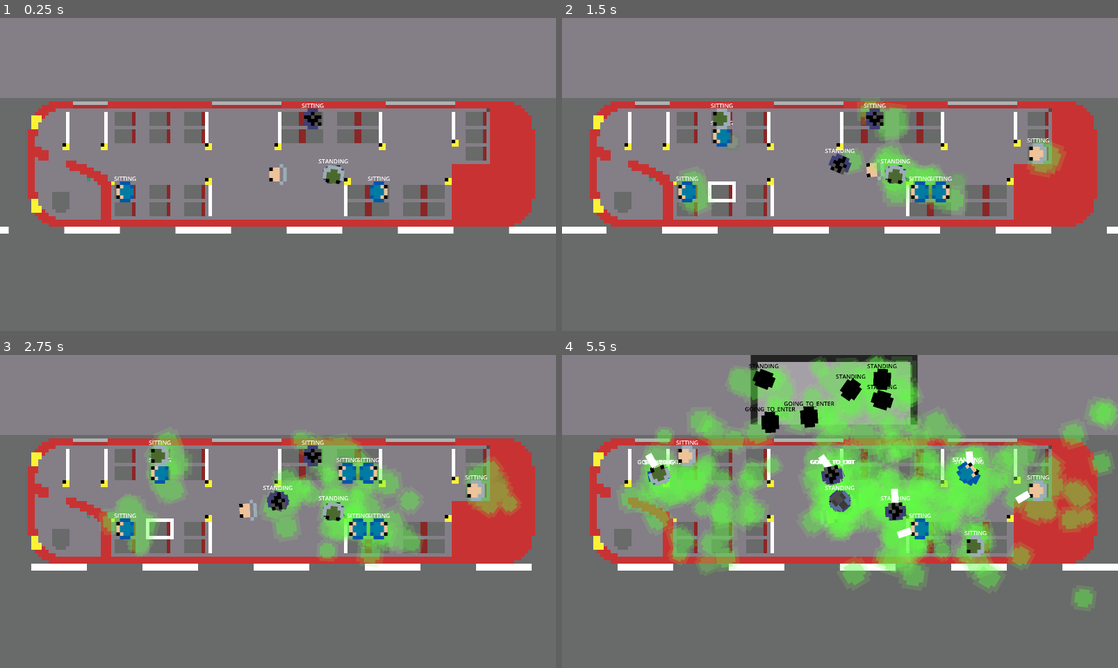
Above: before the commit, frames 1-4 (two rows, left to right).
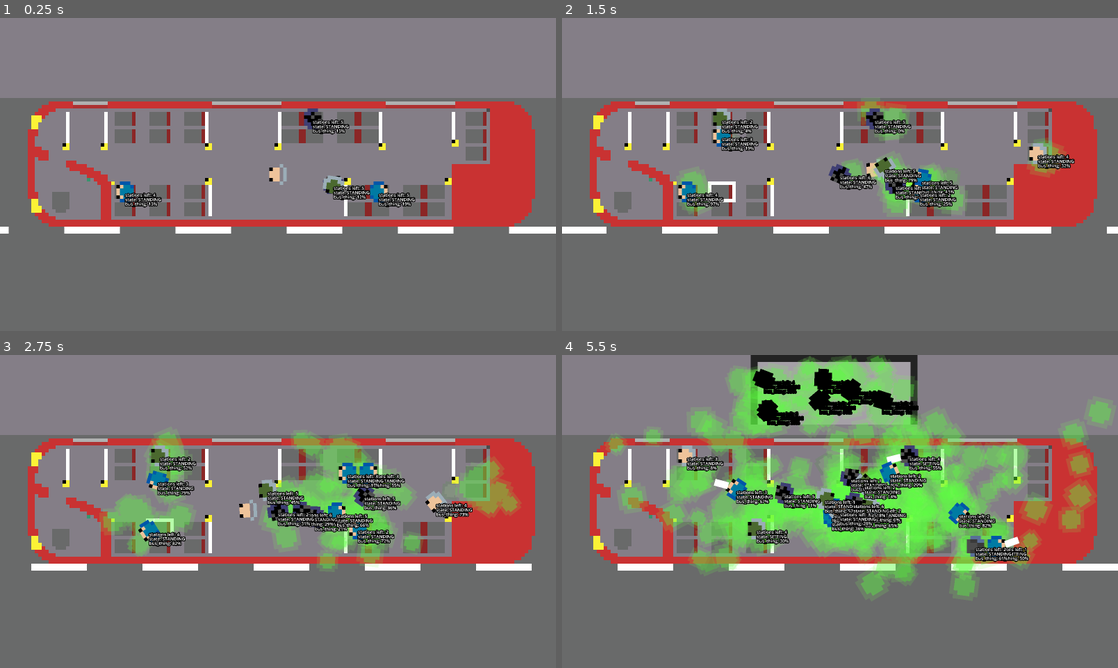
Above: after the commit, the same moments.

Repository: senseibobo/homeless
Game: Godot game, scene res://world/world.tscn
Same seed, same stepped clock (60 frames per second), same inputs: the game is played once before the commit and once after it.
Inputs (mouse positions are in pixels of both pictures, inside the frame that each line leads up to):
- Up to frame 1 (0.25 s): no input
- Up to frame 2 (1.5 s): tap Enter (ui_accept) at 0.5, 0.77, 0.8, 1.07, 1.35 s; move the mouse to (962, 158) at 0.52 s; hold Backspace (death_button, bound only after the commit) 0.53-1.28 s; click (962, 158) at 0.67 s; move the mouse to (728, 190) at 1.27 s; click (728, 190) at 1.42 s
- Up to frame 3 (2.75 s): tap Enter (ui_accept) at 1.52, 1.82, 2.3 s; tap Backspace (death_button, bound only after the commit) at 1.55 s; move the mouse to (161, 530) at 2.02 s; hold Backspace (death_button, bound only after the commit) from 2.03 s (still down); click (161, 530) at 2.17 s
- Up to frame 4 (5.5 s): move the mouse to (812, 574) at 2.77 s; release Backspace (death_button, bound only after the commit) at 2.78 s; tap Backspace (death_button, bound only after the commit) at 2.85, 4.35 s; click (812, 574) at 2.92 s; tap Enter (ui_accept) at 3.02, 3.32, 4.52, 4.82, 5.3 s; move the mouse to (1006, 558) at 3.52 s; hold Enter (ui_accept) 3.53-4.28 s; click (1006, 558) at 3.67 s; move the mouse to (673, 464) at 4.27 s; click (673, 464) at 4.42 s; move the mouse to (867, 511) at 5.02 s; hold Backspace (death_button, bound only after the commit) from 5.03 s (still down); click (867, 511) at 5.17 s

The runs differ from the first frame. In frame 1, 1.3% of the frame differs, in the area x 20-75%, y 27-61%; in frame 2, 3.9%; in frame 3, 7.4%; in frame 4, 27%, in the area x 7-100%, y 0-81%.

Commit message:
fixed a ton of things

Diff:
--- a/bus/bus.gd
+++ b/bus/bus.gd
@@ -3,6 +3,7 @@
 
 
 static var current_bus: Bus
+static var player_in_bus: bool = true
 
 
 signal open_doors
@@ -28,14 +29,22 @@
 	while true:
 		await start_driving()
 		await get_tree().create_timer(1.0).timeout
+		Road.road.spawn_station(get_station_pos(), deceleration_time)
 		await stop_driving()
 
 
 func _ready():
+	current_bus = self
+	await get_tree().process_frame
+	await get_tree().process_frame
 	for i in overcrowdedness:
 		var arr = spawn_markers_node.get_children()
 		var marker: Node2D = arr.pop_at(randi()%arr.size())
 		spawn_npc(marker.global_position)
+
+
+func _exit_tree():
+	current_bus = null
 
 
 func _unhandled_input(event: InputEvent) -> void:
@@ -48,7 +57,7 @@
 	npc.global_position = pos
 	npc.inside_bus = self
 	npc.sprite.global_rotation = randf()*TAU
-	add_child(npc)
+	get_tree().current_scene.add_child.call_deferred(npc)
 	if randi()%2 == 0:
 		var chair_index = randi()%31
 		var chair: BusChair = chairs[chair_index]
@@ -56,19 +65,26 @@
 			npc.sit_on_chair(chair)
 
 
+func get_station_pos():
+	return get_s_from_v0at(current_speed, current_speed / deceleration_time, deceleration_time)
+
+
 func _process(delta):
-	if current_bus == self:
+	if player_in_bus:
 		if Road.road:
 			Road.road.movement_speed = current_speed
 	else:
 		global_position.x -= current_speed*delta
 		if global_position.x < -160:
+			for npc in Npc.npcs:
+				if npc.inside_bus == self:
+					npc.queue_free()
 			queue_free()
 
 
 func start_driving():
 	var tween: Tween = create_tween()
-	started_accelerating.emit()
+	_on_started_accelerating()
 	tween.tween_property(self, "current_speed", max_speed, acceleration_time)
 	await tween.finished
 
@@ -76,11 +92,24 @@
 func stop_driving():
 	var tween: Tween = create_tween()
 	tween.tween_property(self, "current_speed", 0.0, deceleration_time)
+	_on_started_decelerating()
+	await tween.finished
+	await do_door_open_close_sequence()
+
+
+func _on_started_accelerating():
+	started_accelerating.emit()
+	for npc in Npc.npcs:
+		npc._on_bus_started_accelerating()
+
+
+func _on_started_decelerating():
 	started_decelerating.emit()
-	var a = current_speed / deceleration_time
-	if current_bus == self:
-		Road.road.spawn_station(get_s_from_v0at(current_speed, a, deceleration_time), deceleration_time)
-	await tween.finished
+	for npc in Npc.npcs:
+		npc._on_bus_started_decelerating()
+
+
+func do_door_open_close_sequence():
 	await get_tree().create_timer(0.5).timeout
 	open_doors.emit()
 	await get_tree().create_timer(2.0).timeout
@@ -94,22 +123,22 @@
 
 func _on_bus_area_body_entered(body: Node2D) -> void:
 	if body is Person:
-		if body.last_change + 10 > Time.get_ticks_msec(): return
+		#if body.last_change + 10 > Time.get_ticks_msec(): return
 		body.last_change = Time.get_ticks_msec()
 		body.inside_bus = self
 		body.entered_bus.emit(self)
 		if body is Player:
-			current_bus = self
+			player_in_bus = true
 
 
 func _on_bus_area_body_exited(body: Node2D) -> void:
 	if body is Person:
-		if body.last_change + 10 > Time.get_ticks_msec(): return
+		#if body.last_change + 10 > Time.get_ticks_msec(): return
 		body.last_change = Time.get_ticks_msec()
 		body.inside_bus = null
 		body.exited_bus.emit(self)
-		if body is Player and current_bus == self:
-			current_bus = null
+		if body is Player:
+			player_in_bus = false
 
 
 func get_nearest_chair(to_position: Vector2, unoccupied: bool = true):
--- a/people/ais/npc_ai.gd
+++ /dev/null
@@ -1,58 +0,0 @@
-class_name NpcAi
-extends PersonAi
-
-
-var waiting_stations: int = randi()%6
-var last_random_bus_thing: int = 0
-
-func start():
-	if person.sitting_on_chair != null:
-		state = State.SITTING
-	else:
-		state = State.STANDING
-
-	if person.inside_bus:
-		exit_bus_loop()
-	else:
-		enter_bus_loop()
-
-
-func _process(delta):
-	#print(State.keys()[state])
-	person.state_label.text = State.keys()[state]
-	if state in [State.STANDING, State.SITTING] and last_random_bus_thing + 10000 < Time.get_ticks_msec() and person.inside_bus != null:
-		last_random_bus_thing = Time.get_ticks_msec()
-		person.do_random_bus_thing()
-
-
-func _on_entered_bus(bus: Bus):
-	if not is_instance_valid(bus):
-		breakpoint
-	super(bus)
-	exit_bus_loop()
-
-
-func _on_exited_bus(bus: Bus):
-	super(bus)
-	enter_bus_loop()
-
-
-func exit_bus_loop():
-	var bus: Bus = person.inside_bus
-	waiting_stations = randi()%6 + 1
-	while waiting_stations > 0:
-		await bus.started_decelerating
-		waiting_stations -= 1
-	person.exit_bus(bus)
-	await person.exited_bus
-
-
-func enter_bus_loop():
-	var bus: Bus = Bus.current_bus
-	waiting_stations = randi()%6 + 1
-	while waiting_stations > 0:
-		await bus.started_decelerating
-		waiting_stations -= 1
-	person.enter_bus()
-	await person.entered_bus
-	exit_bus_loop()
--- a/people/ais/person_ai.gd
+++ /dev/null
@@ -1,63 +0,0 @@
-class_name PersonAi
-extends Resource
-
-
-signal go_to_point(point: Vector2)
-signal go_to_chair(chair: BusChair)
-signal go_to_check_person(person: Person)
-
-
-enum State
-{
-	STANDING,
-	SITTING,
-	GOING_TO_CHAIR,
-	GOING_TO_EXIT,
-	GOING_TO_ENTER
-}
-
-
-var state: State
-var person: Person
-
-
-func init(person: Person):
-	self.person = person
-	person.entered_bus.connect(_on_entered_bus)
-	person.sat_down.connect(_on_sat_down)
-	person.stood_up.connect(_on_stood_up)
-	person.exited_bus.connect(_on_exited_bus)
-	person.started_entering.connect(_on_started_entering)
-	person.started_exiting.connect(_on_started_exiting)
-
-
-func _on_entered_bus(bus: Bus):
-	pass
-
-
-func _on_exited_bus(bus: Bus):
-	pass
-
-
-func _on_sat_down(chair: BusChair):
-	state = State.SITTING
-
-
-func _on_stood_up():
-	state = State.STANDING
-
-
-func _on_started_entering():
-	state = State.GOING_TO_ENTER
-
-
-func _on_started_exiting():
-	state = State.GOING_TO_EXIT
-
-
-func _process(delta):
-	pass
-
-
-func start():
-	pass
--- a/people/mods/stink/stink_cloud.gd
+++ b/people/mods/stink/stink_cloud.gd
@@ -40,8 +40,8 @@
 
 
 func _process_out_of_bus_movement(delta):
-	in_bus = Bus.current_bus.bus_area in area.get_overlapping_areas()
-	if not in_bus and is_instance_valid(Bus.current_bus):
+	if not is_instance_valid(Bus.current_bus) or not Bus.player_in_bus: return
+	if not Bus.current_bus.bus_area in area.get_overlapping_areas():
 		global_position.x += Bus.current_bus.current_speed*delta
 
 
--- a/people/mods/vape/vape_cloud.gd
+++ b/people/mods/vape/vape_cloud.gd
@@ -38,8 +38,8 @@
 
 
 func _process_out_of_bus_movement(delta):
-	in_bus = Bus.current_bus.bus_area in area.get_overlapping_areas()
-	if not in_bus and is_instance_valid(Bus.current_bus):
+	if not is_instance_valid(Bus.current_bus) or not Bus.player_in_bus: return
+	if not Bus.current_bus.bus_area in area.get_overlapping_areas():
 		global_position.x += Bus.current_bus.current_speed*delta
 
 
--- a/people/npc.gd
+++ b/people/npc.gd
@@ -2,16 +2,40 @@
 extends Person
 
 
+static var npcs: Array[Npc]
+
+
+enum AIState
+{
+	STANDING,
+	SITTING,
+	EXITING,
+	ENTERING
+}
+
+
+@export var npc_textures: Array[Texture2D]
+@export var debug_label: Label
+
+var ai_state: AIState = AIState.STANDING
+var stations_left: int = 0
+var random_bus_thing_timer: float = 0.0
+var random_bus_thing_time: float = 1.0 + randf()*2.0
 var stinky: bool = randi()%100 < 10 #% chance
-@export var stink_particles: CPUParticles2D
-@export var npc_textures: Array[Texture2D]
 
 
 func _ready():
 	super()
-	_init_ai()
+	npcs.append(self)
 	last_change = Time.get_ticks_msec()
 	sprite.texture = npc_textures.pick_random()
+	stood_up.connect(_on_stood_up)
+	sat_down.connect(_on_sat_down)
+
+
+func _exit_tree() -> void:
+	super()
+	npcs.erase(self)
 
 
 func _physics_process(delta):
@@ -19,22 +43,92 @@
 	if global_position.distance_squared_to(Vector2()) > 70000: queue_free()
 
 
-func exit_bus(bus: Bus):
+func _process(delta):
+	super(delta)
+	_process_ai(delta)
+	_update_debug_label()
+
+
+func _update_debug_label():
+	var text: String
+	text += str("stations left: ", stations_left, "\n")
+	text += str("state: ", AIState.keys()[ai_state], "\n")
+	text += str("bus_thing: ", int(random_bus_thing_timer/random_bus_thing_time*100.0), "%\n")
+	debug_label.text = text
+
+
+func _process_ai(delta):
+	match ai_state:
+		AIState.STANDING:
+			random_bus_thing_timer += delta
+			if random_bus_thing_timer > random_bus_thing_time:
+				_on_random_bus_thing_timer_timeout()
+		AIState.SITTING:
+			pass
+
+
+func _on_random_bus_thing_timer_timeout():
+	random_bus_thing_timer = -1000000.0
+	await do_random_bus_thing()
+	random_bus_thing_timer = 0.0
+
+
+func sit_on_chair(chair: BusChair):
+	super(chair)
+	ai_state = AIState.SITTING
+
+
+func exit_bus():
 	started_exiting.emit()
-	var exit_point: Vector2 = bus.get_closest_exit_point(global_position)
+	var exit_point: Vector2 = Bus.current_bus.get_closest_exit_point(global_position)
 	exit_point.x += randf_range(2,2)
 	exit_point.y += randf_range(2,2)
 	set_destination(exit_point)
-	await bus.open_doors
-	set_destination(exit_point + Vector2.UP*(20+randf_range(0,10)))
+	ai_state = AIState.EXITING
+	await Bus.current_bus.open_doors
+	set_destination(exit_point + Vector2.UP*15)
+	await exited_bus
 
 
 func enter_bus():
+	ai_state = AIState.ENTERING
 	started_entering.emit()
 	var enter_point: Vector2 = Bus.current_bus.get_closest_enter_point(global_position)
 	enter_point.x += randf_range(2,2)
 	enter_point.y += randf_range(2,2)
 	set_destination(enter_point)
-	await Bus.current_bus.open_doors
-	set_destination(enter_point + Vector2.DOWN*(20+randf_range(0,10)))
+	await arrived
+	set_destination(enter_point + Vector2.DOWN*11)
 	await entered_bus
+
+
+func _on_entered_bus(bus: Bus):
+	stations_left = 2+randi()%6
+	ai_state = AIState.STANDING
+	await get_tree().create_timer(1.0+randf()*2.0).timeout
+	do_random_bus_thing()
+
+
+func _on_exited_bus(bus: Bus):
+	ai_state = AIState.STANDING
+	#do_random_station_thing()
+
+
+func _on_bus_started_decelerating():
+	if not inside_bus: return
+	stations_left -= 1
+
+	if stations_left == 0:
+		exit_bus()
+
+
+func _on_bus_started_accelerating():
+	pass
+
+
+func _on_stood_up():
+	ai_state = AIState.STANDING
+
+
+func _on_sat_down(chair: BusChair):
+	ai_state = AIState.SITTING
--- a/people/npc.tscn
+++ b/people/npc.tscn
@@ -1,9 +1,8 @@
-[gd_scene load_steps=12 format=3 uid="uid://0h7017aggg6i"]
+[gd_scene load_steps=11 format=3 uid="uid://0h7017aggg6i"]
 
 [ext_resource type="PackedScene" uid="uid://bx3axj4sov758" path="res://people/person.tscn" id="1_28a4l"]
 [ext_resource type="Texture2D" uid="uid://b3youyxg5r3vf" path="res://people/textures/frog.png" id="2_crwxw"]
 [ext_resource type="Script" uid="uid://mr4ld8rekulv" path="res://people/npc.gd" id="2_htcs3"]
-[ext_resource type="Script" uid="uid://dmo874kc6010i" path="res://people/ais/npc_ai.gd" id="3_0st35"]
 [ext_resource type="Texture2D" uid="uid://xjy3phcjql7s" path="res://people/textures/slick.png" id="3_6pkwo"]
 [ext_resource type="Texture2D" uid="uid://b126b3ceatsln" path="res://people/textures/homeless.png" id="4_onmmh"]
 [ext_resource type="Texture2D" uid="uid://biu4kqexbkawk" path="res://people/textures/checker.png" id="5_7j1lu"]
@@ -11,14 +10,15 @@
 [ext_resource type="PackedScene" uid="uid://b1s45xrwn6tqa" path="res://people/mods/vape/vape.tscn" id="9_onmmh"]
 [ext_resource type="PackedScene" uid="uid://dlu0h4jltymcx" path="res://people/mods/stink/stink.tscn" id="10_7j1lu"]
 
-[sub_resource type="Resource" id="Resource_wf47a"]
-script = ExtResource("3_0st35")
-metadata/_custom_type_script = "uid://dmo874kc6010i"
+[sub_resource type="LabelSettings" id="LabelSettings_onmmh"]
+line_spacing = -6.0
+outline_size = 12
+outline_color = Color(0, 0, 0, 1)
 
-[node name="Npc" instance=ExtResource("1_28a4l")]
+[node name="Npc" node_paths=PackedStringArray("debug_label") instance=ExtResource("1_28a4l")]
 script = ExtResource("2_htcs3")
 npc_textures = Array[Texture2D]([ExtResource("3_6pkwo"), ExtResource("4_onmmh"), ExtResource("5_7j1lu"), ExtResource("6_enl8x"), ExtResource("2_crwxw")])
-ai = SubResource("Resource_wf47a")
+debug_label = NodePath("DebugLabel")
 
 [node name="Sprite2D" parent="." index="0"]
 texture = ExtResource("2_crwxw")
@@ -27,3 +27,13 @@
 position = Vector2(-2.5, 0)
 
 [node name="Stink" parent="Sprite2D" index="1" instance=ExtResource("10_7j1lu")]
+
+[node name="DebugLabel" type="Label" parent="." index="4"]
+z_index = 400
+offset_right = 40.0
+offset_bottom = 23.0
+scale = Vector2(0.08, 0.08)
+text = "test
+test
+test"
+label_settings = SubResource("LabelSettings_onmmh")
--- a/people/person.gd
+++ b/people/person.gd
@@ -1,5 +1,13 @@
 class_name Person
 extends CharacterBody2D
+
+
+enum State
+{
+	STANDING,
+	SITTING,
+	DEAD
+}
 
 
 signal started_walking
@@ -8,16 +16,14 @@
 signal started_entering()
 signal sat_down(chair: BusChair)
 signal stood_up()
+signal entered_bus(bus: Bus)
 signal exited_bus(bus: Bus)
-signal entered_bus(bus: Bus)
 
 
 @export var nav_agent: NavigationAgent2D
 @export var overlap_area: Area2D
-@export var ai: PersonAi
 @export var checker: bool = false
 @export var sprite: Sprite2D
-@export var state_label: Label
 
 var checked: bool = false
 var move_speed: float = 15.0
@@ -29,43 +35,62 @@
 
 
 func _ready():
+	entered_bus.connect(_on_entered_bus)
+	exited_bus.connect(_on_exited_bus)
+
+
+func _on_entered_bus(bus: Bus):
 	pass
 
 
-func _init_ai():
-	if ai:
-		ai = ai.duplicate()
-		ai.init(self)
-		ai.start()
+func _on_exited_bus(bus: Bus):
+	pass
 
 
-func _process(delta):
-	if ai:
-		ai._process(delta)
+func _exit_tree():
+	pass
 
 
 func _physics_process(delta: float) -> void:
 	if walking:
-		var dir: Vector2 = global_position.direction_to(nav_agent.get_next_path_position())
-		var speed: float = get_speed()
-		velocity = dir * speed
-		sprite.global_rotation = velocity.angle() + PI
-		move_and_slide()
-		if nav_agent.is_target_reached():
-			walking = false
-			arrived.emit()
+		_process_walking(delta)
 		if target_chair:
-			if target_chair.person_sitting != null:
-				target_chair = null
-				walking = false
-			elif global_position.distance_to(target_chair.global_position) < 3.0:
-				sit_on_chair(target_chair)
+			_process_approach_chair()
+	_process_out_of_bus_movement(delta)
+
+
+func _process(delta):
+	pass
+
+
+func _process_walking(delta):
+	var dir: Vector2 = global_position.direction_to(nav_agent.get_next_path_position())
+	var speed: float = get_speed()
+	velocity = dir * speed
+	sprite.global_rotation = velocity.angle() + PI
+	move_and_slide()
+	if nav_agent.is_target_reached():
+		walking = false
+		arrived.emit()
+
+
+func _process_approach_chair():
+	if target_chair.person_sitting != null:
+		target_chair = null
+		walking = false
+	elif global_position.distance_to(target_chair.global_position) < 3.0:
+		sit_on_chair(target_chair)
+
+
+func _process_out_of_bus_movement(delta):
 	if inside_bus == null:
 		modulate = Color.BLACK
-		if Bus.current_bus:
+		if Bus.player_in_bus:
 			global_position.x += Bus.current_bus.current_speed*delta
 	else:
 		modulate = Color.WHITE
+		if not Bus.player_in_bus:
+			global_position.x -= Bus.current_bus.current_speed*delta
 
 func set_destination(pos: Vector2):
 	nav_agent.target_position = pos
@@ -100,8 +125,11 @@
 
 
 func do_random_bus_thing():
-	if randi()%2 == 0: sit_on_random_chair()
-	else: walk_to_random_point()
+	if not inside_bus: return
+	if randi()%2 == 0:
+		await sit_on_random_chair()
+	else:
+		await walk_to_random_point()
 
 
 func sit_on_random_chair():
@@ -112,6 +140,7 @@
 			go_to_chair(chair)
 			break
 
+
 func walk_to_random_point():
 	var point = inside_bus.get_random_point()
 	set_destination(point)
--- a/people/person.tscn
+++ b/people/person.tscn
@@ -9,14 +9,13 @@
 [sub_resource type="CircleShape2D" id="CircleShape2D_303gn"]
 radius = 3.0
 
-[node name="Person" type="CharacterBody2D" node_paths=PackedStringArray("nav_agent", "overlap_area", "sprite", "state_label")]
+[node name="Person" type="CharacterBody2D" node_paths=PackedStringArray("nav_agent", "overlap_area", "sprite")]
 z_index = 5
 collision_layer = 2
 script = ExtResource("1_l7mqu")
 nav_agent = NodePath("NavigationObstacle2D")
 overlap_area = NodePath("OverlapArea")
 sprite = NodePath("Sprite2D")
-state_label = NodePath("StateLabel")
 
 [node name="Sprite2D" type="Sprite2D" parent="."]
 texture = ExtResource("2_303gn")
@@ -34,20 +33,3 @@
 
 [node name="CollisionShape2D" type="CollisionShape2D" parent="OverlapArea"]
 shape = SubResource("CircleShape2D_303gn")
-
-[node name="StateLabel" type="Label" parent="."]
-anchors_preset = 8
-anchor_left = 0.5
-anchor_top = 0.5
-anchor_right = 0.5
-anchor_bottom = 0.5
-offset_left = -152.5
-offset_top = -15.5
-offset_right = 152.5
-offset_bottom = 7.5
-grow_horizontal = 2
-grow_vertical = 2
-scale = Vector2(0.105, 0.105)
-pivot_offset = Vector2(152.235, 11.995)
-horizontal_alignment = 1
-vertical_alignment = 1
--- a/people/player/player.gd
+++ b/people/player/player.gd
@@ -17,6 +17,12 @@
 	if event is InputEventMouseButton:
 		if event.button_index == MOUSE_BUTTON_LEFT and event.pressed and mouse_input:
 			set_destination(get_global_mouse_position())
+	elif event.is_action_pressed("death_button"):
+		die()
+
+
+func die():
+	pass
 
 
 func enable_mouse_input():
--- a/project.godot
+++ b/project.godot
@@ -58,6 +58,11 @@
 "events": [Object(InputEventKey,"resource_local_to_scene":false,"resource_name":"","device":-1,"window_id":0,"alt_press …(192 unchanged characters)…
 ]
 }
+death_button={
+"deadzone": 0.2,
+"events": [Object(InputEventKey,"resource_local_to_scene":false,"resource_name":"","device":-1,"window_id":0,"alt_pressed":false,"shift_pressed":false,"ctrl_pressed":false,"meta_pressed":false,"pressed":false,"keycode":0,"physical_keycode":4194308,"key_label":0,"unicode":0,"location":0,"echo":false,"script":null)
+]
+}
 
 [layer_names]
 
--- a/world/station/station.gd
+++ b/world/station/station.gd
@@ -5,8 +5,6 @@
 static var current_station: Station
 
 var waited_time: float = 0.0
-var spawned_bus: bool = false
-
 
 @export var bus_scene: PackedScene
 @export var spawn_positions_node: Node2D
@@ -19,8 +17,14 @@
 	for i in spawn_positions_node.get_child_count():
 		if randi()%100 < 80:
 			var npc: Npc = spawn_npc(spawn_positions_node.get_child(i).global_position)
-			if randi()%100 < 30:
-				npc.enter_bus()
+			wait_for_bus_arrival(npc)
+
+
+func wait_for_bus_arrival(npc: Npc):
+	await Bus.current_bus.open_doors
+	if randi()%100 < 30:
+		print("ENTERINGGG")
+		npc.enter_bus()
 
 
 func _exit_tree():
@@ -37,7 +41,7 @@
 
 
 func _process(delta):
-	if Bus.current_bus:
+	if Bus.player_in_bus:
 		global_position.x += Bus.current_bus.current_speed*delta
 		if global_position.x > 120:
 			queue_free()
@@ -49,13 +53,14 @@
 
 
 func spawn_bus():
-	spawned_bus = true
+	# spawning
 	var bus: Bus = bus_scene.instantiate()
 	get_tree().current_scene.add_child(bus)
 	bus.current_speed = bus.max_speed
 	var a: float = bus.current_speed / bus.deceleration_time
 	var start_x: float = -0.5*bus.get_s_from_v0at(bus.current_speed, a, bus.deceleration_time)
-	print(start_x)
 	bus.global_position = Vector2(start_x, -3.0)
+
+	# driving
 	await bus.stop_driving()
 	bus.do_driving_loop()
Not shown, removed: people/ais/npc_ai.gd.uid
Not shown, removed: people/ais/person_ai.gd.uid
Binary file added: people/textures/bald_dead.png
Not shown, added: people/textures/bald_dead.png.import
